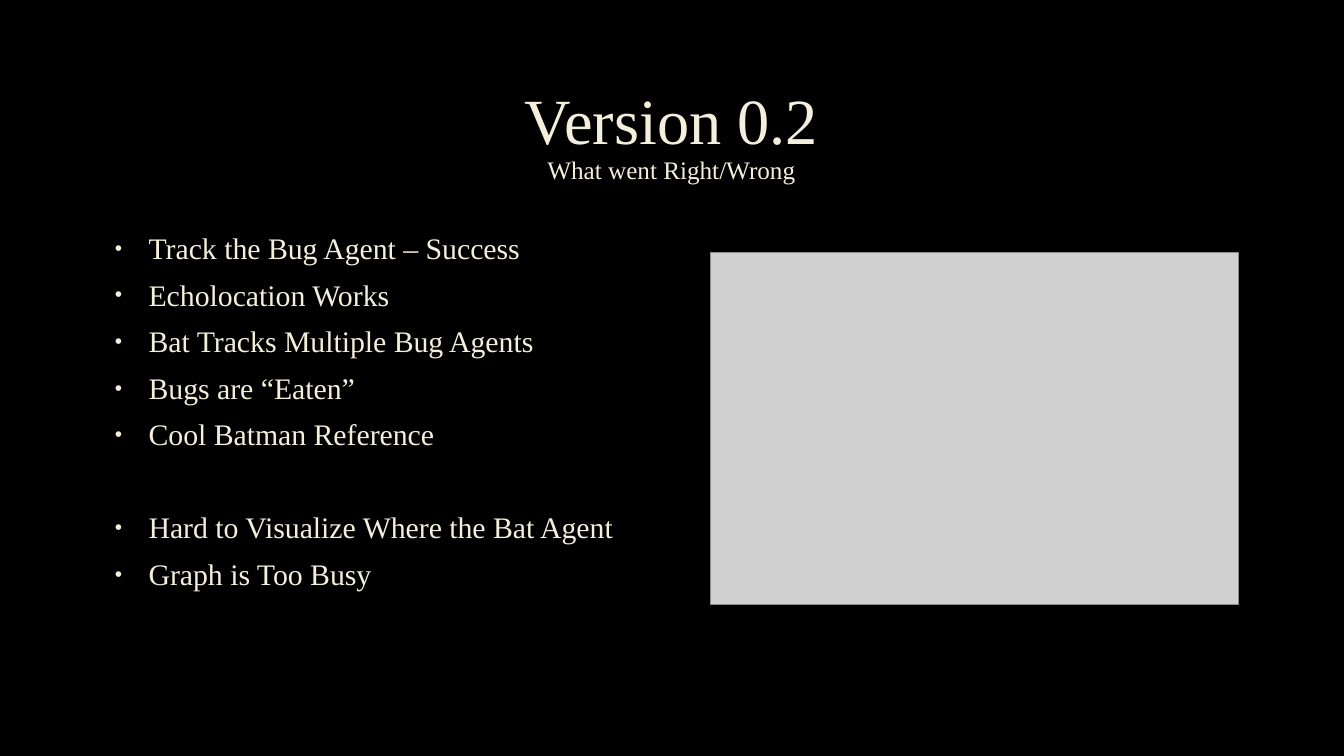
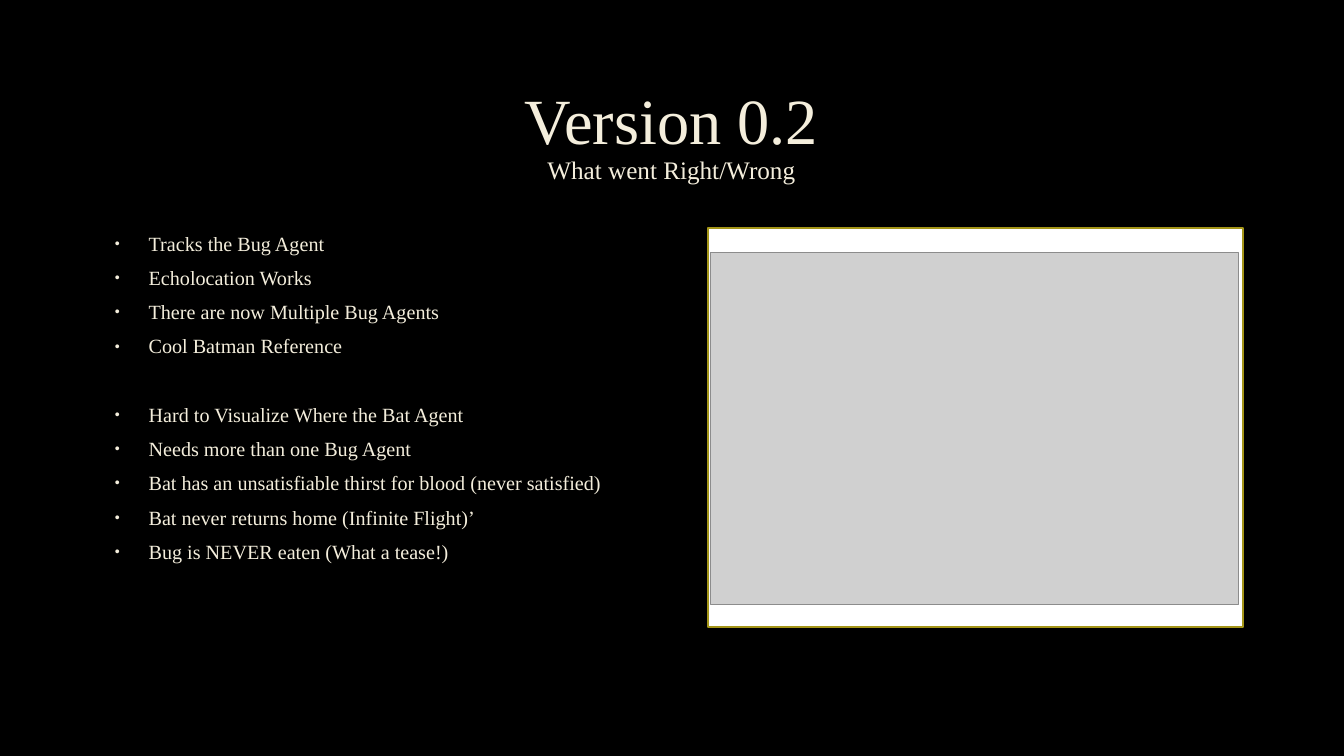
Before and after one commit to alexandermervar/cogs-q320, a slide deck: slide 5 of Final Project/Lost in the Sauce of Bat Flight Simulation.pptm. Drawn at 1344x756 pixels with LibreOffice and Linux fonts; fonts in the diff are those of the drawing; grey boxes stand for pictures; background and template pictures are left out. Boxes give left, top, right and bottom in pixels: in the first picture for what was removed or moved away, otherwise in the second. Text is boxed around its words. In the diff, an @@ line names an element or a change of style, - is before the commit and + after.

Commit message:
Final Version of Presentation Added

```diff
--- a/Final Project/Lost in the Sauce of Bat Flight Simulation.pptm
+++ b/Final Project/Lost in the Sauce of Bat Flight Simulation.pptm
@@ text at (149, 237, 324, 255): text changed; size 21.3 to 14.4 pt @@
-• Track the Bug Agent – Success
+• Tracks the Bug Agent
@@ rectangle added at (708, 228, 1243, 627), fill #FFFFFF, outline #A49518 1.25 pt @@
@@ text at (149, 271, 463, 426): size 21.3 to 14.4 pt in "Echolocation Works", "Cool Batman Reference", "Hard to Visualize Where the Bat Agent"; less space between paragraphs @@
@@ text at (149, 305, 439, 324): text changed; size 21.3 to 14.4 pt @@
-• Bat Tracks Multiple Bug Agents
-• Bugs are “Eaten”
+• There are now Multiple Bug Agents
@@ text at (149, 442, 601, 563): text changed; size 21.3 to 14.4 pt @@
-• Graph is Too Busy
+• Needs more than one Bug Agent
+• Bat has an unsatisfiable thirst for blood (never satisfied)
+• Bat never returns home (Infinite Flight)’
+• Bug is NEVER eaten (What a tease!)
```
Also in this commit, not shown: 3 other slides changed, 4 slides added, 5 other files.
